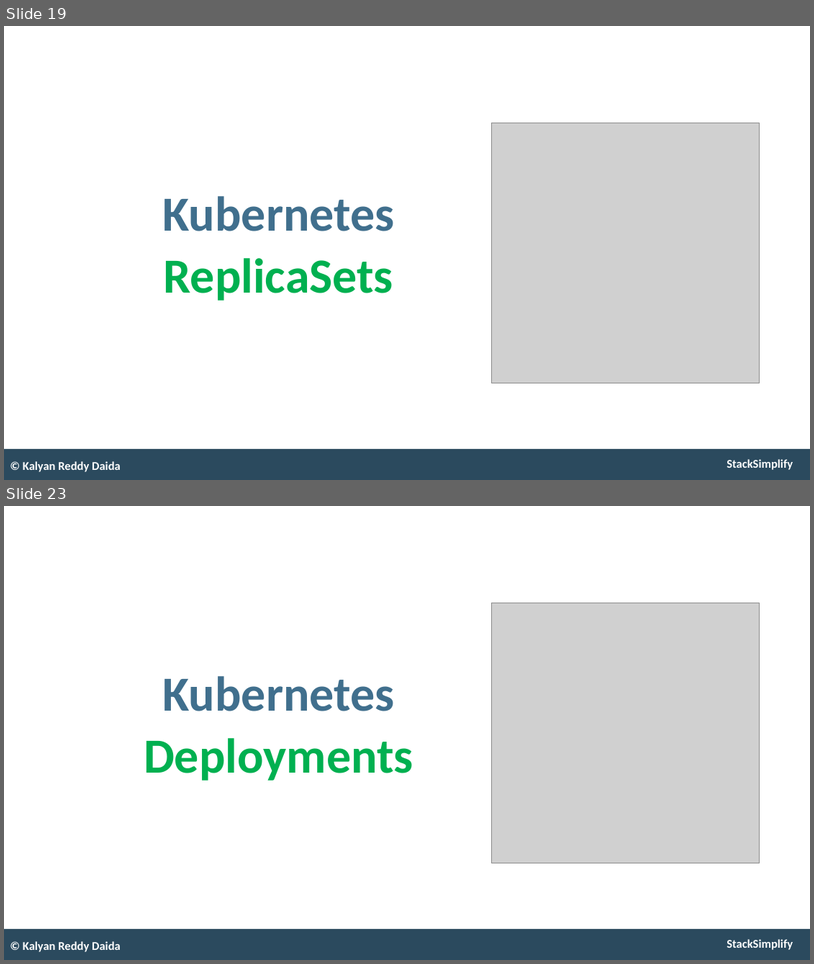
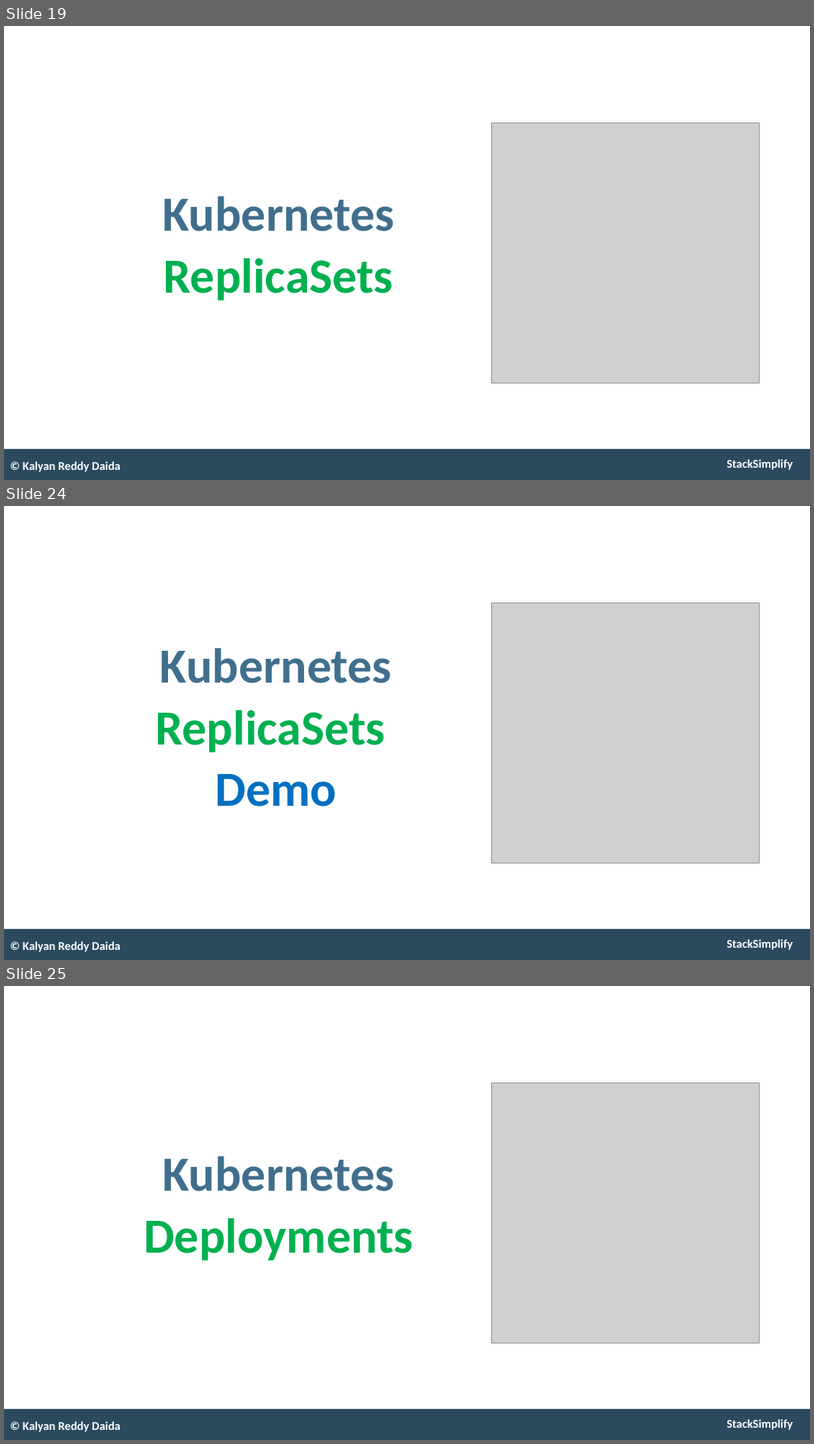
Before and after one commit to stacksimplify/aws-eks-kubernetes-masterclass, a slide deck: presentation/AWS-Fargate-and-EKS-Masterclass.pptx. Shown one above the other, each under a label of ours: slides 19 and 23 before the commit, slides 19, 24 and 25 after it; the slides between them are not shown. The pictures are 814x964 and 814x1444 pixels, drawn with LibreOffice and Linux fonts; fonts in the diff are those of the drawing; grey boxes stand for pictures. Boxes give left, top, right and bottom in pixels: in the first picture for what was removed or moved away, otherwise in the second. Text is boxed around its words. In the diff, an @@ line names an element or a change of style, - is before the commit and + after.

```diff
--- a/presentation/AWS-Fargate-and-EKS-Masterclass.pptx
+++ b/presentation/AWS-Fargate-and-EKS-Masterclass.pptx
@@ slide 24 added at (4,506,810,960), background #FFFFFF; not listed: 2 template elements that a slide beside it also shows @@
@@ picture added at (491,602,759,863) @@
@@ text added at (155,648,392,806), 70 pt, text #00B050, bold @@
+Kubernetes
+ReplicaSets
+Demo
@@ text added at (23,941,121,952), 17 pt, text #FFFFFF, bold @@
+© Kalyan Reddy Daida
@@ what was slide 23 is now slide 25 @@
```
Also in this commit, not shown: 5 slides changed, 2 other slides added, 11 other files.
